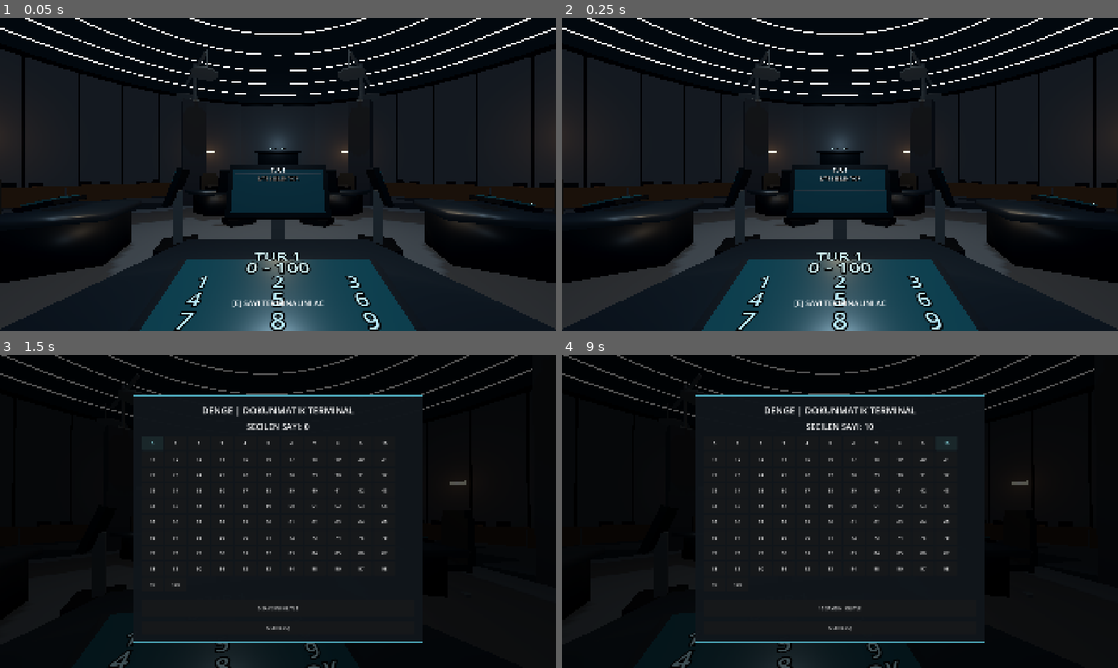
Above: before the commit, frames 1-4 (two rows, left to right).
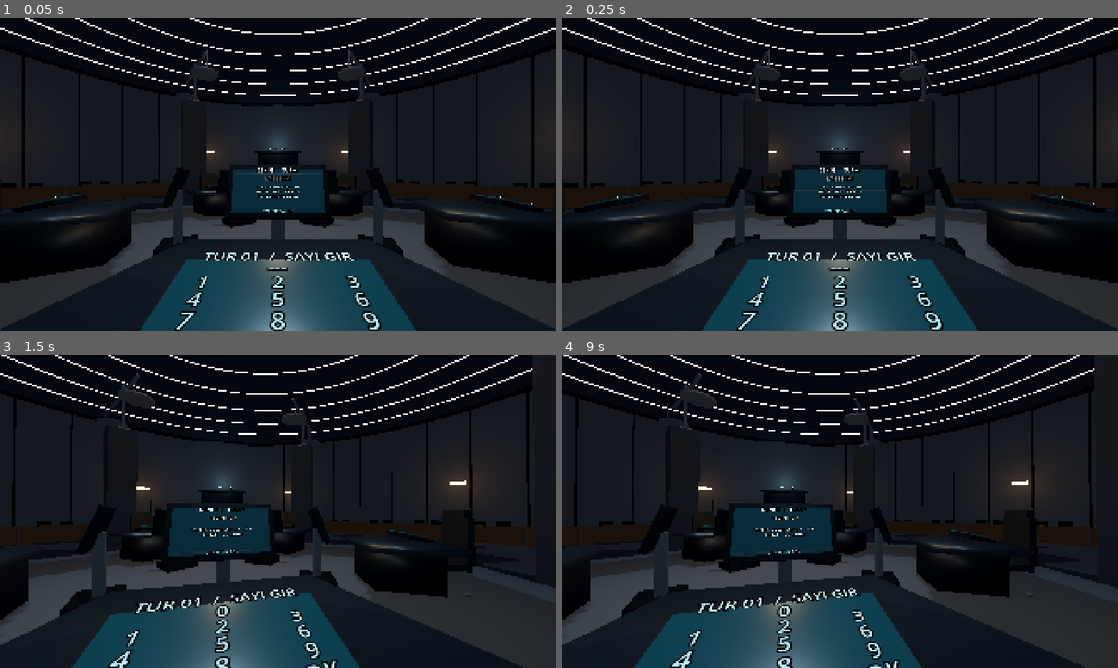
Above: after the commit, the same moments.

Repository: SerkanAydin06/DENGE
Game: Godot game, scene res://scenes/game_room.tscn
Same seed, same stepped clock (60 frames per second), same inputs: the game is played once before the commit and once after it.
Inputs (mouse positions are in pixels of both pictures, inside the frame that each line leads up to):
- Up to frame 1 (0.05 s): no input
- Up to frame 2 (0.25 s): no input
- Up to frame 3 (1.5 s): tap Enter at 0.5 s; move the mouse to (305, 511) at 0.52 s; tap E at 0.6 s; click (305, 511) at 0.67 s; tap 0 at 0.8 s; click (150, 442) at 1.25 s, where only the run before the commit has a clickable "0"
- Up to frame 4 (9 s): click (739, 442) at 2 s, where only the run before the commit has a clickable "1"; click (762, 442) at 2.75 s, where only the run before the commit has a clickable "2"; click (784, 442) at 3.5 s, where only the run before the commit has a clickable "3"; click (806, 442) at 4.25 s, where only the run before the commit has a clickable "4"; click (828, 442) at 5 s, where only the run before the commit has a clickable "5"; click (851, 442) at 5.75 s, where only the run before the commit has a clickable "6"; click (878, 442) at 6.5 s, where only the run before the commit has a clickable "7"; click (901, 442) at 7.25 s, where only the run before the commit has a clickable "8"; click (923, 442) at 8 s, where only the run before the commit has a clickable "9"; click (945, 442) at 8.75 s, where only the run before the commit has a clickable "10"

The runs differ from the first frame. In frame 1, 1.4% of the frame differs, in the area x 9-91%, y 47-93%; in frame 2, 1.4%; in frame 3, 28%; in frame 4, 28%, in the area x 0-100%, y 0-100%.

Commit message:
Replace all popup menus with physical touchscreen input and animated in-world monitor round sequence

Diff:
--- a/scripts/game_room.gd
+++ b/scripts/game_room.gd
@@ -1,15 +1,14 @@
 extends Node3D
-## All 3D geometry remains editable in scenes. This script coordinates the local round prototype.
+## DENGE local prototype: physical tablet controls numbers, 3D monitor shows ALL round information.
+## No fullscreen number picker, scorecard or modal HUD.
 
 @export_range(0.0005, 0.01, 0.0005) var mouse_sensitivity: float = 0.0025
 @export_range(30.0, 160.0, 1.0) var max_yaw_degrees: float = 95.0
 @export_range(20.0, 89.0, 1.0) var max_pitch_degrees: float = 55.0
-@export_range(0.4, 0.99, 0.01) var terminal_look_threshold: float = 0.78
+@export_range(0.4, 0.99, 0.01) var terminal_look_threshold: float = 0.72
+@export_range(0.1, 3.0, 0.1) var reveal_delay: float = 0.75
 
 @onready var player_camera: Camera3D = $PlayerCamera
-@onready var terminal_ui: DengeNumberTerminal = $NumberTerminalUI
-@onready var results_ui: DengeRoundResultsUI = $RoundResultsUI
-@onready var prompt_label: Label = $InteractionHints/PromptLabel
 @onready var stations: Array[DengePlayerStation] = [
 	$Arena/PlayerStation_1,
 	$Arena/PlayerStation_2,
@@ -23,6 +22,9 @@
 var round_number: int = 1
 var scores: Array[int] = [0, 0, 0, 0, 0]
 var game_finished: bool = false
+var tablet_mode: bool = false
+var revealing: bool = false
+var round_result_ready: bool = false
 
 var view_yaw: float = 0.0
 var view_pitch: float = 0.0
@@ -31,8 +33,7 @@
 	view_yaw = player_camera.rotation.y
 	view_pitch = player_camera.rotation.x
 	player_camera.current = true
-	terminal_ui.selection_locked.connect(_on_selection_locked)
-	results_ui.continue_requested.connect(_on_continue_requested)
+	stations[0].number_locked.connect(_on_selection_locked)
 	rng.randomize()
 	_prepare_round()
 	Input.mouse_mode = Input.MOUSE_MODE_CAPTURED
@@ -40,56 +41,98 @@
 func _exit_tree() -> void:
 	Input.mouse_mode = Input.MOUSE_MODE_VISIBLE
 
-func _process(_delta: float) -> void:
-	if terminal_ui.visible or results_ui.visible:
-		prompt_label.visible = false
-		return
-	var target_direction: Vector3 = (player_console.global_position - player_camera.global_position).normalized()
-	var look_direction: Vector3 = -player_camera.global_transform.basis.z
-	prompt_label.visible = look_direction.dot(target_direction) >= terminal_look_threshold
-
 func _unhandled_input(event: InputEvent) -> void:
-	if results_ui.visible:
-		return
-	if terminal_ui.visible:
-		if event is InputEventKey and event.pressed and not event.echo and event.keycode == KEY_ESCAPE:
-			terminal_ui.close()
+	if event is InputEventKey and event.pressed and not event.echo:
+		if event.keycode == KEY_ESCAPE:
+			if tablet_mode:
+				_set_tablet_mode(false)
+			else:
+				Input.mouse_mode = Input.MOUSE_MODE_VISIBLE
 			get_viewport().set_input_as_handled()
-		return
-	if event is InputEventKey and event.pressed and not event.echo:
-		if event.keycode == KEY_E and prompt_label.visible:
-			terminal_ui.open()
+			return
+
+		if round_result_ready and event.keycode == KEY_E:
+			_next_round()
 			get_viewport().set_input_as_handled()
 			return
-		if event.keycode == KEY_ESCAPE:
-			Input.mouse_mode = Input.MOUSE_MODE_VISIBLE
+
+		if tablet_mode:
+			if _handle_tablet_keyboard(event):
+				get_viewport().set_input_as_handled()
+			return
+
+		if event.keycode == KEY_E and not revealing and not round_result_ready:
+			if not stations[0].tablet_locked and _looking_at_tablet():
+				_set_tablet_mode(true)
+				get_viewport().set_input_as_handled()
+			return
+
+	if event is InputEventMouseButton and event.pressed and event.button_index == MOUSE_BUTTON_LEFT:
+		if tablet_mode:
+			var ray_origin: Vector3 = player_camera.project_ray_origin(event.position)
+			var ray_direction: Vector3 = player_camera.project_ray_normal(event.position)
+			stations[0].touch_world_ray(ray_origin, ray_direction)
 			get_viewport().set_input_as_handled()
-			return
-	if event is InputEventMouseButton and event.pressed and event.button_index == MOUSE_BUTTON_LEFT:
-		Input.mouse_mode = Input.MOUSE_MODE_CAPTURED
-	elif event is InputEventMouseMotion and Input.mouse_mode == Input.MOUSE_MODE_CAPTURED:
+		else:
+			Input.mouse_mode = Input.MOUSE_MODE_CAPTURED
+	elif event is InputEventMouseMotion and Input.mouse_mode == Input.MOUSE_MODE_CAPTURED and not tablet_mode:
 		view_yaw = clampf(view_yaw - event.relative.x * mouse_sensitivity, deg_to_rad(-max_yaw_degrees), deg_to_rad(max_yaw_degrees))
 		view_pitch = clampf(view_pitch - event.relative.y * mouse_sensitivity, deg_to_rad(-max_pitch_degrees), deg_to_rad(max_pitch_degrees))
 		player_camera.rotation = Vector3(view_pitch, view_yaw, 0.0)
 
-func set_station_result(index: int, title: String, body: String) -> void:
-	if index >= 0 and index < stations.size():
-		stations[index].set_result_text(title, body)
+func _handle_tablet_keyboard(event: InputEventKey) -> bool:
+	if event.keycode >= KEY_0 and event.keycode <= KEY_9:
+		stations[0].append_digit(event.keycode - KEY_0)
+		return true
+	if event.keycode >= KEY_KP_0 and event.keycode <= KEY_KP_9:
+		stations[0].append_digit(event.keycode - KEY_KP_0)
+		return true
+	if event.keycode == KEY_BACKSPACE:
+		stations[0].erase_digit()
+		return true
+	if event.keycode == KEY_ENTER or event.keycode == KEY_KP_ENTER:
+		stations[0].confirm_number()
+		return true
+	return false
+
+func _looking_at_tablet() -> bool:
+	var towards: Vector3 = (player_console.global_position - player_camera.global_position).normalized()
+	var look: Vector3 = -player_camera.global_transform.basis.z
+	return look.dot(towards) >= terminal_look_threshold
+
+func _set_tablet_mode(enabled: bool) -> void:
+	tablet_mode = enabled
+	Input.mouse_mode = Input.MOUSE_MODE_VISIBLE if enabled else Input.MOUSE_MODE_CAPTURED
+	if enabled:
+		_broadcast("DENGE  |  TUR %02d" % round_number, "SAYINI GIR", "TABLETE DOKUN VEYA 0-9 TUSLA\nSIL: GERI    OK: KILITLE", "ESC: BAKISA DON")
+
+func _broadcast(title: String, headline: String, details: String, footer: String) -> void:
+	for station in stations:
+		station.set_monitor_page(title, headline, details, footer)
 
 func _prepare_round() -> void:
-	terminal_ui.reset_for_next_round()
+	tablet_mode = false
+	revealing = false
+	round_result_ready = false
 	for i in range(stations.size()):
 		if scores[i] <= DengeRoundRules.ELIMINATION_SCORE:
-			stations[i].set_touch_text("ELENDI", "OYUN DISI")
-			set_station_result(i, "ELENDI", "PUAN: %d" % scores[i])
+			stations[i].disable_tablet()
 		else:
-			stations[i].set_touch_text("TUR %d" % round_number, "0 - 100")
-			set_station_result(i, "TUR %d" % round_number, "SAYI BEKLENIYOR")
-
+			stations[i].reset_tablet(round_number)
+	_broadcast(
+		"DENGE  |  TUR %02d" % round_number,
+		"SAYI SECIMI",
+		"0 - 100 ARASINDA SAYI GIR\nHEDEF = ORTALAMA x 0.8\nEN YAKIN SAYI KAZANIR",
+		"TABLETE BAK + E"
+	)
 
 func _on_selection_locked(value: int) -> void:
-	if game_finished:
+	if game_finished or revealing or round_result_ready:
 		return
+	tablet_mode = false
+	Input.mouse_mode = Input.MOUSE_MODE_CAPTURED
+	revealing = true
+
 	var selections: Array[int] = []
 	for i in range(stations.size()):
 		if scores[i] <= DengeRoundRules.ELIMINATION_SCORE:
@@ -101,26 +144,61 @@
 
 	var result: Dictionary = DengeRoundRules.resolve_round(selections, scores)
 	if result.is_empty():
+		revealing = false
 		return
+	_play_monitor_sequence(selections, result)
+
+func _play_monitor_sequence(selections: Array[int], result: Dictionary) -> void:
+	_broadcast("DENGE  |  TUR %02d" % round_number, "SECIMLER KILITLENDI", "OYUNCULARIN SAYILARI\nACIKLANACAK...", "HESAPLAMA BASLIYOR")
+	await get_tree().create_timer(reveal_delay).timeout
+
+	var shown: Array[String] = ["--", "--", "--", "--", "--"]
+	for i in range(selections.size()):
+		shown[i] = str(selections[i]) if selections[i] >= 0 else "X"
+		_broadcast(
+			"DENGE  |  SAYILAR",
+			"OYUNCU %d: %s" % [i + 1, shown[i]],
+			_format_numbers(shown),
+			"ACIKLAMA SURUYOR..."
+		)
+		await get_tree().create_timer(reveal_delay).timeout
+
+	_broadcast(
+		"DENGE  |  HESAPLAMA",
+		"HEDEF: %.2f" % result["target"],
+		"ORTALAMA: %.2f\nCARPAN: 0.80\nEN YAKIN SAYI KAZANIR" % result["average"],
+		"SONUC HESAPLANIYOR..."
+	)
+	await get_tree().create_timer(reveal_delay * 1.8).timeout
+
 	scores = result["scores"]
 	var winners: Array = result["winners"]
-	for i in range(stations.size()):
-		if selections[i] == -1:
-			continue
-		stations[i].set_touch_text("SAYI SECILDI", str(selections[i]))
-		var status: String = "KAZANDI" if winners.has(i) else "KAYBETTI"
-		if scores[i] <= DengeRoundRules.ELIMINATION_SCORE:
-			status = "ELENDI"
-		set_station_result(i, "%s: %d" % [status, selections[i]], "PUAN: %d" % scores[i])
-
-	var survivors: Array = result["survivors"]
-	game_finished = scores[0] <= DengeRoundRules.ELIMINATION_SCORE or survivors.size() <= 1
-	terminal_ui.close()
-	results_ui.show_results(round_number, selections, result)
-
-
-func _on_continue_requested() -> void:
-	results_ui.dismiss()
+	var survivor_ids: Array = result["survivors"]
+	var winner_names: PackedStringArray = []
+	for index in winners:
+		winner_names.append(str(index + 1))
+	var who: String = ", ".join(winner_names)
+	game_finished = scores[0] <= DengeRoundRules.ELIMINATION_SCORE or survivor_ids.size() <= 1
+	var footer: String = "E: YENIDEN BASLAT" if game_finished else "E: SONRAKI TUR"
+	var details: String = _format_scores()
+	_broadcast(
+		"DENGE  |  TUR %02d SONUCU" % round_number,
+		"KAZANAN: %s" % who,
+		"HEDEF: %.2f\n%s" % [result["target"], details],
+		footer
+	)
+	revealing = false
+	round_result_ready = true
+
+func _format_numbers(shown: Array[String]) -> String:
+	return "1:%s    2:%s    3:%s\n4:%s    5:%s" % [shown[0], shown[1], shown[2], shown[3], shown[4]]
+
+func _format_scores() -> String:
+	return "1:%d    2:%d    3:%d\n4:%d    5:%d" % [scores[0], scores[1], scores[2], scores[3], scores[4]]
+
+func _next_round() -> void:
+	if not round_result_ready:
+		return
 	if game_finished:
 		round_number = 1
 		scores = [0, 0, 0, 0, 0]
